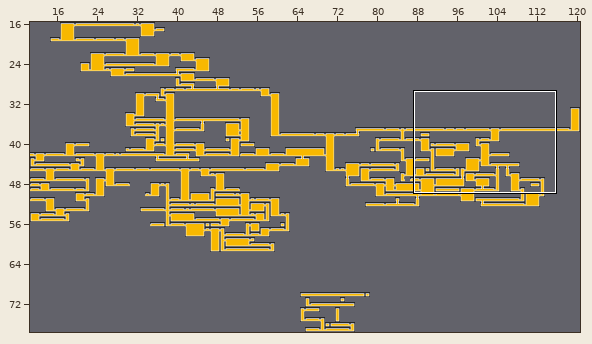
One commit to this Tiled map: maps/worldmaptiles2.tmx. Above, an overview of the earlier version with the close-up marked.
Close-up. Before the commit:
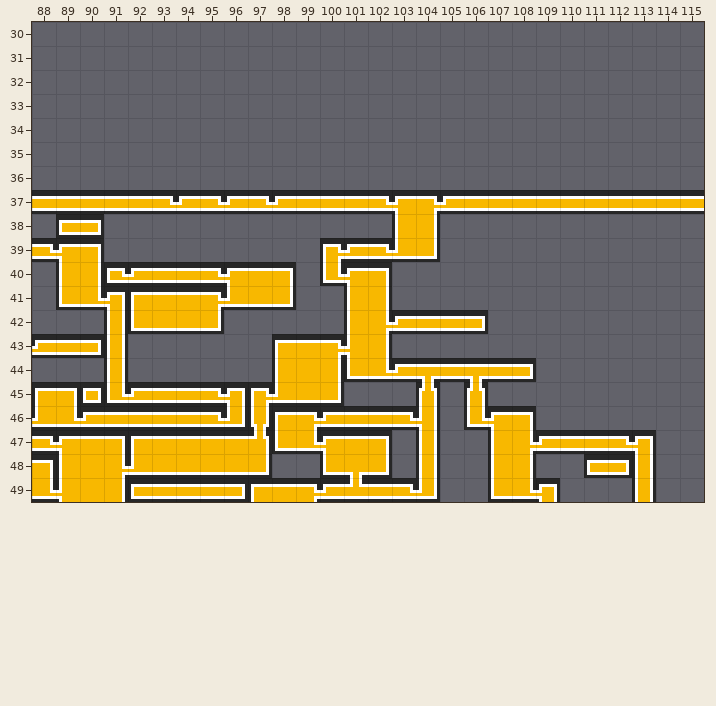
Cells are 16x16 px. Shown: x 88..115, y 30..49. The commit also changed other parts of the map, which this record leaves out.
Once edited:
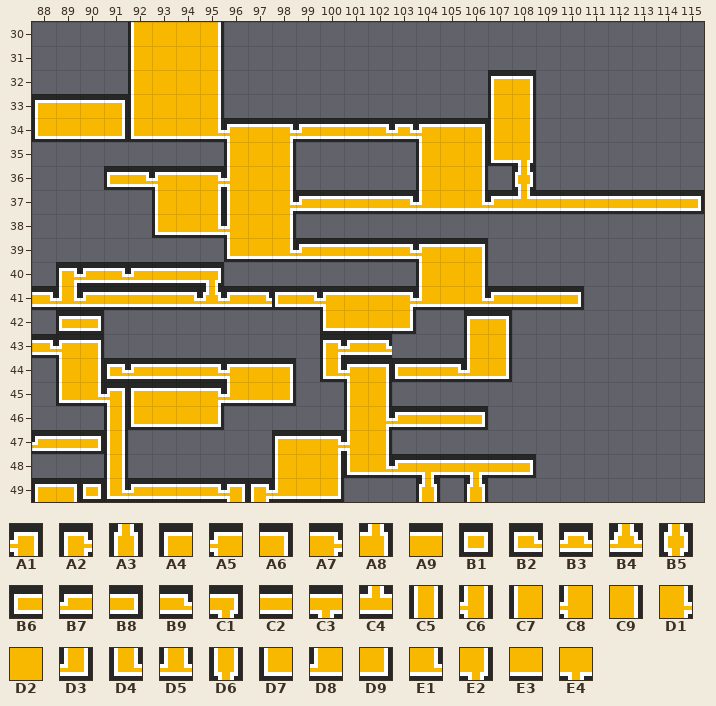
Key: from "maptiles": A1 1, A2 2, A3 8, A4 16, A5 17, A6 32, A7 34, A8 40, A9 48, B1 64, B2 66, B3 67, B4 75, B5 76, B6 80, B7 81, B8 96, B9 98, C1 100, C2 112, C3 116, C4 120, C5 128, C6 129, C7 144, C8 145, C9 160, D1 162, D2 176, D3 193, D4 194, D5 195, D6 196, D7 208, D8 209, D9 224, E1 226, E2 228, E3 240, E4 244.
__ is an empty cell.
Tiles replaced or removed in this view: A1, A2, A3, A4, A5, A6, A7, A8, A9, B1, B2, B6, B7, B8, B9, C2, C3, C4, C5, C6, C7, C8, C9, D1, D2, D3, D4, D6, D7, D8, D9, E1, E3, E4.
What changed:
Changed rows in their new state; .. is an unchanged cell.
Layer "t1":
first column x 88:
37 __ __ __ __ __ __ __ __ __ __ ..
38 .. __ __ .. .. .. .. .. .. .. ..
39 __ __ __ .. .. .. .. .. .. .. ..
40 .. A2 B7 B9 .. .. .. C1 __ __ __
41 B9 D5 B7 C2 C2 C2 B9 B4 B7 B9 __
42 .. B6 B8 __ __ __ __ __ .. .. ..
43 B9 A5 A6 __ .. .. .. .. .. .. ..
44 .. C7 C9 B2 B7 C2 C2 B9 A5 A9 A6
45 __ D7 E1 A1 A4 A9 A9 A7 D8 E3 D9
46 __ __ __ C5 D7 E3 E3 D9 __ .. ..
47 B7 C2 B8 C5 .. .. .. .. .. .. ..
48 .. .. .. C5 .. .. .. .. .. .. ..
49 A4 A6 B1 D4 B7 .. .. B9 A1 .. ..
Layer "t4":
first column x 88:
30 .. .. .. .. C7 D2 D2 C9 .. .. .. .. .. .. .. .. .. .. .. .. .. .. .. .. .. .. .. ..
31 .. .. .. .. C7 D2 D2 C9 .. .. .. .. .. .. .. .. .. .. .. .. .. .. .. .. .. .. .. ..
32 .. .. .. .. C7 D2 D2 C9 .. .. .. .. .. .. .. .. .. .. .. A4 A6 .. .. .. .. .. .. ..
33 A4 A9 A9 A6 C7 D2 D2 C9 .. .. .. .. .. .. .. .. .. .. .. C7 C9 .. .. .. .. .. .. ..
34 D7 E3 E3 D9 D7 E3 E3 E1 A5 A9 A7 B7 C2 C2 B9 B3 A5 A9 A6 C7 C9 .. .. .. .. .. .. ..
35 .. .. .. .. .. .. .. .. C7 D2 C9 .. .. .. .. .. C7 D2 C9 D7 E2 .. .. .. .. .. .. ..
36 .. .. .. B6 B9 A5 A9 A7 C8 D2 C9 .. .. .. .. .. C7 D2 C9 .. B5 .. .. .. .. .. .. ..
37 .. .. .. .. .. C7 D2 C9 C7 D2 D1 B7 .. .. C2 B9 D8 E3 E1 B7 C4 .. .. .. .. .. .. B8
38 .. .. .. .. .. D7 E3 E1 C8 D2 C9 .. .. .. .. .. .. .. .. .. .. .. .. .. .. .. .. ..
39 .. .. .. .. .. .. .. .. D7 E3 E1 B7 C2 C2 C2 B9 A5 A9 A6 .. .. .. .. .. .. .. .. ..
40 .. .. .. .. .. .. .. .. .. .. .. .. .. .. .. .. C7 D2 C9 .. .. .. .. .. .. .. .. ..
41 .. .. .. .. .. .. .. .. .. .. B6 B9 A5 A9 A9 A7 D8 E3 E1 B7 C2 C2 B8 .. .. .. .. ..
42 .. .. .. .. .. .. .. .. .. .. .. .. D7 E3 E3 D9 .. .. A4 A6 .. .. .. .. .. .. .. ..
43 .. .. .. .. .. .. .. .. .. .. .. .. .. .. .. .. .. .. C7 C9 .. .. .. .. .. .. .. ..
44 .. .. .. .. .. .. .. .. .. .. .. .. .. .. .. B6 C2 B9 D8 D9 .. .. .. .. .. .. .. ..
Layer "pits":
first column x 88:
39 .. .. .. .. .. .. .. .. .. .. .. .. __ __ __ .. .. .. .. .. .. .. .. .. .. ..
40 .. .. .. .. .. .. .. .. .. .. .. .. __ __ __ .. .. .. .. .. .. .. .. .. .. ..
41 .. .. .. .. .. .. .. .. .. .. .. .. .. __ __ .. .. .. .. .. .. .. .. .. .. ..
42 .. .. .. .. .. .. .. .. .. .. .. .. .. __ __ __ __ __ __ .. .. .. .. .. .. ..
43 .. .. .. .. .. .. .. .. .. .. __ __ A2 B7 B9 .. .. .. .. .. .. .. .. .. .. ..
44 .. .. .. .. .. .. .. .. .. .. __ __ D4 A5 A6 __ __ __ __ __ __ .. .. .. .. ..
45 .. .. .. .. .. .. .. .. .. __ __ __ __ C7 C9 .. __ .. __ .. .. .. .. .. .. ..
46 .. .. .. .. .. .. .. .. .. __ __ __ __ C7 D1 B7 C2 C2 B8 __ __ .. .. .. .. ..
47 __ __ __ __ __ __ __ __ __ __ A4 A9 A7 C8 C9 .. __ .. .. __ __ __ __ __ __ __
48 __ __ __ __ __ __ __ __ __ __ C7 D2 C9 D7 E1 B7 C3 C2 C3 C2 B8 .. .. __ __ __
49 __ __ __ __ __ .. .. __ __ A2 D8 E3 D9 __ __ __ A3 .. A3 __ __ __ .. .. .. __
Layer "lighthouse" (now hidden):
first column x 98:
37 __ __ .. .. __ __ __ __ __ __ __ .. .. .. .. .. .. __
38 .. .. .. .. .. __ __ .. .. .. .. .. .. .. .. .. .. ..
39 .. .. .. .. .. __ __ .. .. .. .. .. .. .. .. .. .. ..
Changed places in both close-ups, as pixel boxes (x1, y1, x2, y2):
changed: (32, 22, 656, 502)
changed: (698, 196, 704, 211)
